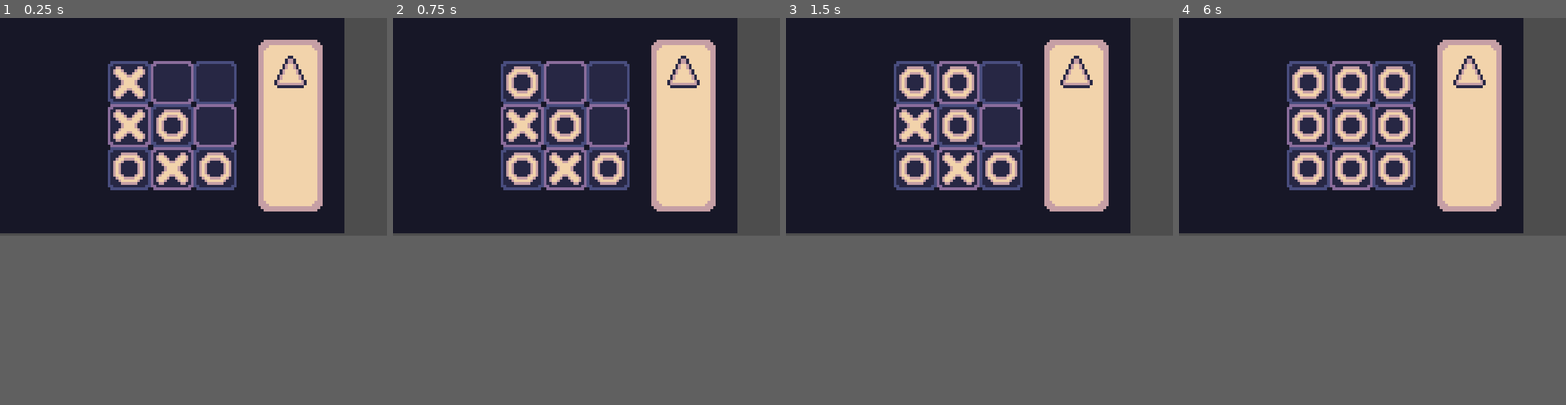
Above: before the commit, frames 1-4 (left to right).
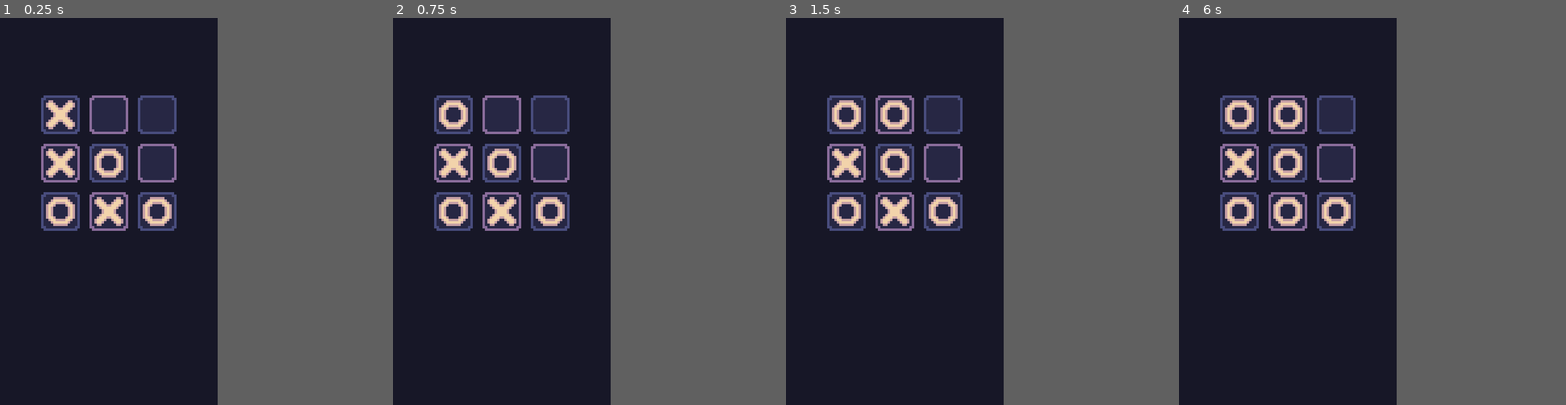
Above: after the commit, the same moments.

Repository: CasualShrub/TacTic
Game: Godot game, scene res://Scenes/DefaultScene.tscn
Same seed, same stepped clock (60 frames per second), same inputs: the game is played once before the commit and once after it.
Inputs (mouse positions are in pixels of both pictures, inside the frame that each line leads up to):
- Up to frame 1 (0.25 s): no input
- Up to frame 2 (0.75 s): tap Enter at 0.5 s; move the mouse to (520, 83) at 0.52 s; click (520, 83) at 0.6 s
- Up to frame 3 (1.5 s): tap Space at 1.25 s; move the mouse to (956, 83) at 1.27 s; click (956, 83) at 1.35 s
- Up to frame 4 (6 s): tap Enter at 2, 3.5 s; move the mouse to (1395, 83) at 2.02 s; click (1395, 83) at 2.1 s; tap Space at 2.75, 4.25 s; move the mouse to (1306, 126) at 2.77 s; click (1306, 126) at 2.85 s; move the mouse to (1349, 126) at 3.52 s; click (1349, 126) at 3.6 s; move the mouse to (1395, 126) at 4.27 s; click (1395, 126) at 4.35 s; move the mouse to (1306, 168) at 5.02 s; click (1306, 168) at 5.1 s; move the mouse to (1349, 168) at 5.77 s; click (1349, 168) at 5.85 s
In our replay, the window is 800x450 before the commit and 450x800 after it. These sizes can differ from the game's own. Grey fills any space a smaller window leaves; there, only what the larger window draws over its background counts as a difference.

The runs differ from the first frame. In frame 1, 30% of the frame differs, in the area x 0-100%, y 0-57%; in frame 2, 30%; in frame 3, 30%; in frame 4, 30%.

Commit message:
Converted screen size to mobile resolution

Diff:
--- a/TacTic/Scenes/DefaultScene.tscn
+++ b/TacTic/Scenes/DefaultScene.tscn
@@ -1,22 +1,18 @@
-[gd_scene load_steps=4 format=3 uid="uid://38cbc0np1xva"]
+[gd_scene load_steps=3 format=3 uid="uid://cq7fgl53yghbs"]
 
 [ext_resource type="PackedScene" uid="uid://cxox51u7gsbmv" path="res://Scenes/TileGrid.tscn" id="1"]
 [ext_resource type="Script" path="res://Scripts/DefaultScene.gd" id="2"]
-[ext_resource type="PackedScene" uid="uid://ddcjv7wlgqqqu" path="res://Scenes/Menu.tscn" id="3"]
 
 [node name="DefaultScene" type="Node2D"]
-scale = Vector2(2, 2)
+scale = Vector2(8, 8)
 script = ExtResource("2")
 
 [node name="ColorRect" type="ColorRect" parent="."]
-offset_right = 128.0
-offset_bottom = 80.0
+offset_right = 90.0
+offset_bottom = 160.0
 mouse_filter = 2
 color = Color(0.0901961, 0.0901961, 0.152941, 1)
+metadata/_edit_lock_ = true
 
 [node name="TileGrid" parent="." instance=ExtResource("1")]
-position = Vector2(40, 16)
-
-[node name="CanvasLayer" parent="." instance=ExtResource("3")]
-
-[editable path="TileGrid"]
+position = Vector2(17, 32)
--- a/TacTic/Scenes/Menu.tscn
+++ b/TacTic/Scenes/OldMenu.tscn
@@ -98,8 +98,8 @@
 }
 
 [node name="CanvasLayer" type="CanvasLayer"]
-scale = Vector2(2, 2)
-transform = Transform2D(2, 0, 0, 2, 0, 0)
+scale = Vector2(8, 8)
+transform = Transform2D(8, 0, 0, 8, 0, 0)
 script = ExtResource("2")
 
 [node name="Menu" type="Node2D" parent="."]
--- a/TacTic/Scenes/TileGrid.tscn
+++ b/TacTic/Scenes/TileGrid.tscn
@@ -13,28 +13,28 @@
 position = Vector2(8, 8)
 
 [node name="Tile2" parent="." instance=ExtResource("1")]
-position = Vector2(24, 8)
+position = Vector2(28, 8)
 
 [node name="Tile3" parent="." instance=ExtResource("1")]
-position = Vector2(40, 8)
+position = Vector2(48, 8)
 
 [node name="Tile4" parent="." instance=ExtResource("1")]
-position = Vector2(8, 24)
+position = Vector2(8, 28)
 
 [node name="Tile5" parent="." instance=ExtResource("1")]
-position = Vector2(24, 24)
+position = Vector2(28, 28)
 
 [node name="Tile6" parent="." instance=ExtResource("1")]
-position = Vector2(40, 24)
+position = Vector2(48, 28)
 
 [node name="Tile7" parent="." instance=ExtResource("1")]
-position = Vector2(8, 40)
+position = Vector2(8, 48)
 
 [node name="Tile8" parent="." instance=ExtResource("1")]
-position = Vector2(24, 40)
+position = Vector2(28, 48)
 
 [node name="Tile9" parent="." instance=ExtResource("1")]
-position = Vector2(40, 40)
+position = Vector2(48, 48)
 
 [node name="CollisionShape2D" type="CollisionShape2D" parent="."]
 visible = false
--- a/TacTic/project.godot
+++ b/TacTic/project.godot
@@ -21,11 +21,11 @@
 
 [display]
 
+window/size/viewport_width=720
+window/size/viewport_height=1280
 window/size/resizable=false
 window/handheld/orientation=1
 window/stretch/mode="viewport"
-window/stretch/aspect="ignore"
-window/stretch/scale=4.0
 
 [gui]
 
@@ -50,5 +50,6 @@
 
 [rendering]
 
+2d/snap/snap_2d_transforms_to_pixel=true
 environment/defaults/default_environment="res://Misc/default_env.tres"
 textures/canvas_textures/default_texture_filter=0
